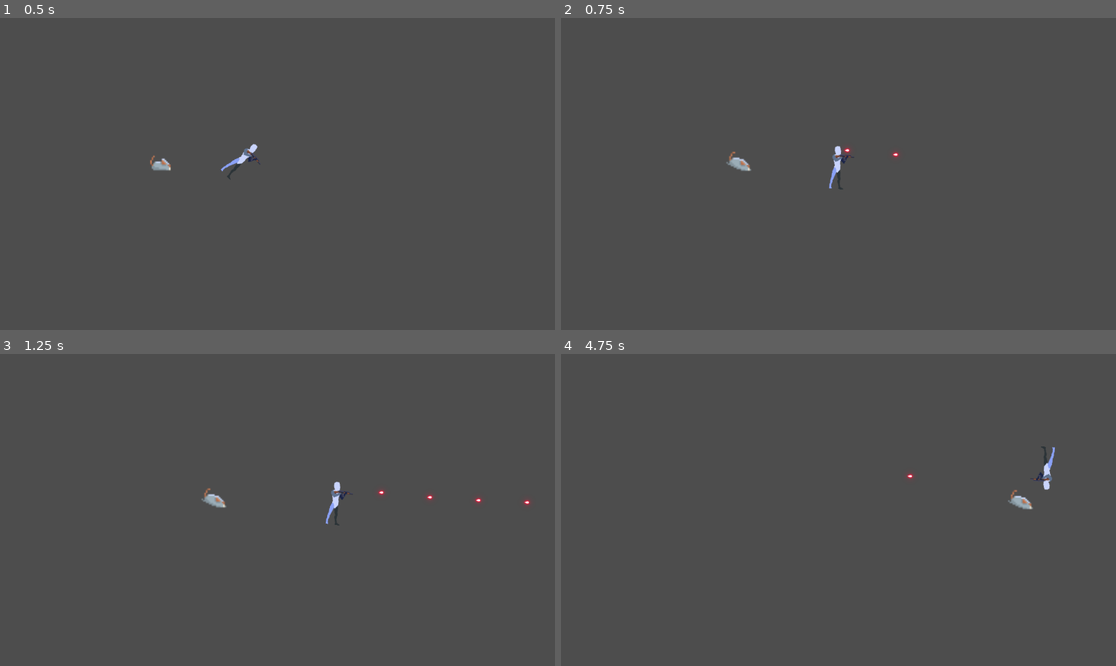
Above: before the commit, frames 1-4 (two rows, left to right).
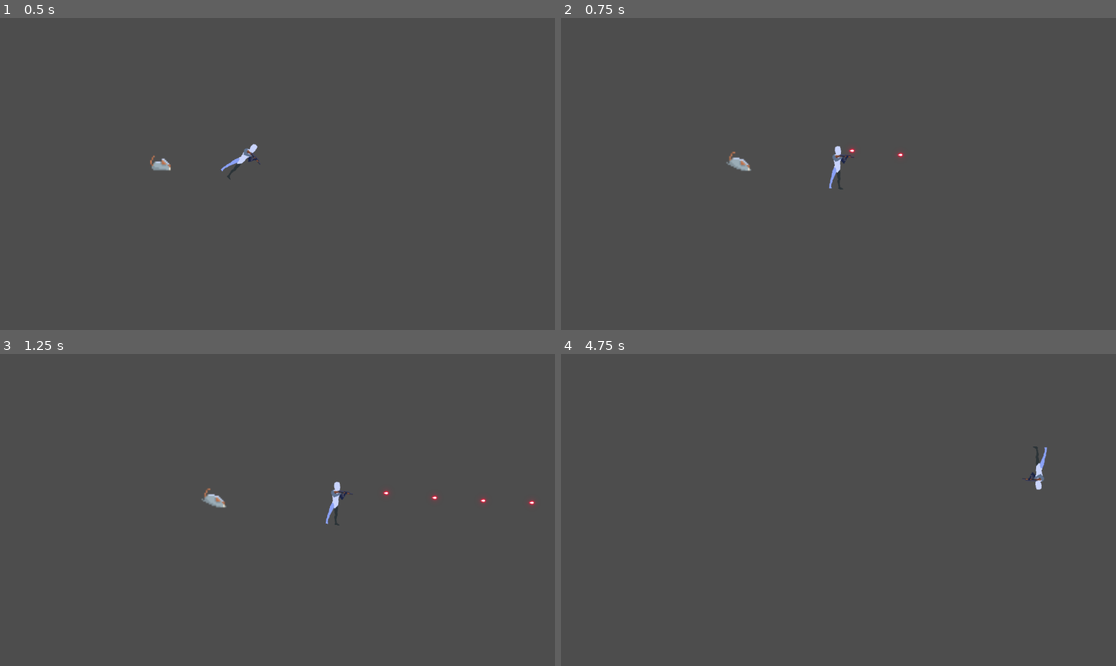
Above: after the commit, the same moments.

Repository: Jopsakee/PersonalGameProject
Game: Godot game, scene res://scenes/levels/test_room.tscn
Same seed, same stepped clock (60 frames per second), same inputs: the game is played once before the commit and once after it.
Inputs (mouse positions are in pixels of both pictures, inside the frame that each line leads up to):
- Up to frame 1 (0.5 s): no input
- Up to frame 2 (0.75 s): tap Enter (ui_accept) at 0.5 s; move the mouse to (960, 158) at 0.52 s; press the mouse at (960, 158) at 0.53 s; hold D (move_right) from 0.53 s (still down)
- Up to frame 3 (1.25 s): keep holding D (move_right); tap Enter (ui_accept) at 0.77 s
- Up to frame 4 (4.75 s): move the mouse to (727, 525) at 1.27 s; release the mouse at (727, 525) at 1.28 s; click (727, 525) at 1.35 s; tap Enter (ui_accept) at 1.52, 3.02, 3.77, 4.52 s; move the mouse to (894, 441) at 2.02 s; release D (move_right) at 2.03 s; press the mouse at (894, 441) at 2.03 s; hold A (move_left) 2.03-2.78 s; move the mouse to (810, 572) at 2.77 s; release the mouse at (810, 572) at 2.78 s; hold D (move_right) 2.78-4.28 s; click (810, 572) at 2.85 s; move the mouse to (1005, 556) at 3.52 s; press the mouse at (1005, 556) at 3.53 s; move the mouse to (672, 463) at 4.27 s; release the mouse at (672, 463) at 4.28 s; hold A (move_left) from 4.28 s (still down); click (672, 463) at 4.35 s

Frame 1 is identical in both runs. In frame 2, less than 0.1% of the frame differs, in the area x 50-62%, y 41-45%; in frame 3, 0.1%; in frame 4, 0.5%, in the area x 62-89%, y 29-50%.

Commit message:
Shooting works

Diff:
--- a/personal-game-project/scripts/player/player.gd
+++ b/personal-game-project/scripts/player/player.gd
@@ -45,17 +45,17 @@
 	if bullet_scene == null:
 		return
 
-	var bullet: Node2D = bullet_scene.instantiate()
+	var bullet: Area2D = bullet_scene.instantiate()
 
-	# Start at player
-	bullet.global_position = global_position
+	# Direction from player to mouse
+	var dir: Vector2 = (get_global_mouse_position() - global_position).normalized()
 
-	# Aim toward mouse
-	var dir: Vector2 = (get_global_mouse_position() - global_position).normalized()
+	# Spawn a bit in front of the player so it's less likely to overlap
+	bullet.global_position = global_position + dir * 10.0
 
 	# Send direction to bullet
 	if bullet.has_method("set_direction"):
 		bullet.set_direction(dir)
 
-	# Add to level
+	# Add to the same parent as the player (level scene)
 	get_parent().add_child(bullet)
--- a/personal-game-project/scripts/weapons/bullet.gd
+++ b/personal-game-project/scripts/weapons/bullet.gd
@@ -13,9 +13,23 @@
 
 
 func _process(delta: float) -> void:
+	# Move bullet in its direction
 	if direction != Vector2.ZERO:
 		global_position += direction * speed * delta
 
+	# Lifetime countdown
 	_time_alive += delta
 	if _time_alive >= lifetime:
 		queue_free()
+
+
+func _on_body_entered(body: Node2D) -> void:
+	# Ignore hitting the player so we don't destroy the bullet on spawn
+	if body.is_in_group("player"):
+		return
+
+	# Damage anything that can take damage
+	if body.has_method("apply_damage"):
+		body.apply_damage(damage)
+
+	queue_free()
